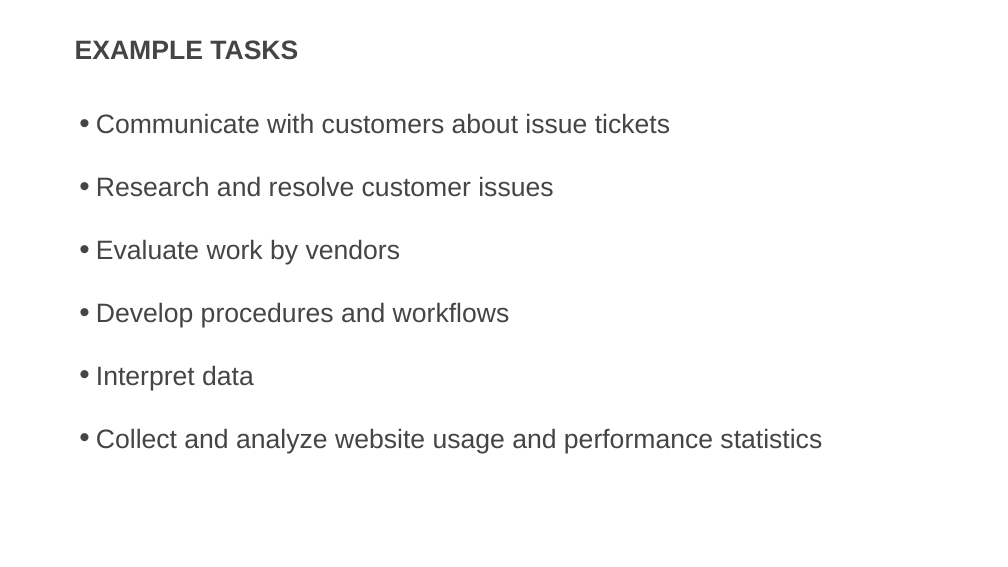
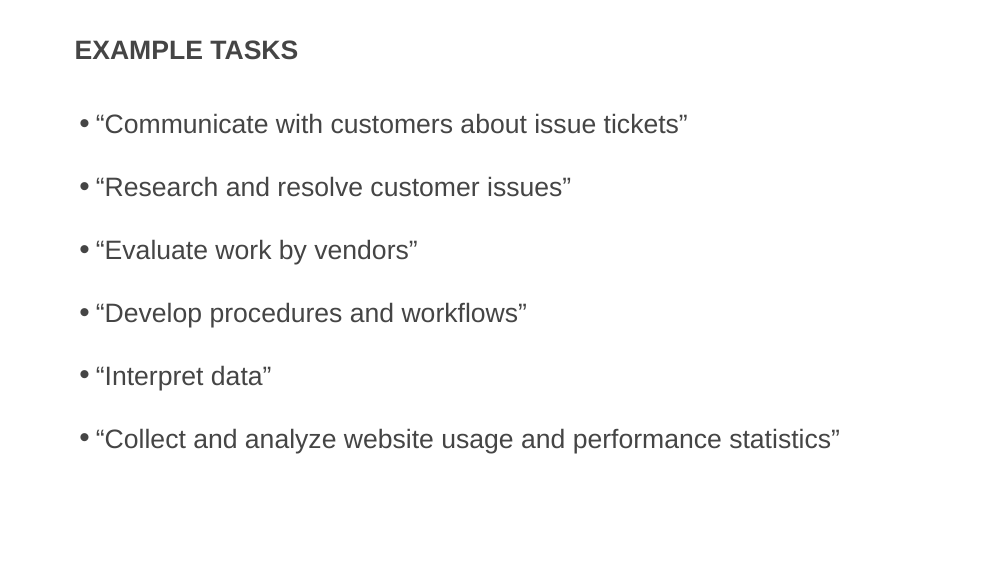
Before and after one commit to usds/SME-QA-Website, a slide deck: slide 9 of toolkit/job-analysis/job-analysis-presentation.pptx. Drawn at 1008x567 pixels with LibreOffice and Linux fonts; fonts in the diff are those of the drawing. Boxes give left, top, right and bottom in pixels: in the first picture for what was removed or moved away, otherwise in the second. Text is boxed around its words. In the diff, an @@ line names an element or a change of style, - is before the commit and + after.

```diff
--- a/toolkit/job-analysis/job-analysis-presentation.pptx
+++ b/toolkit/job-analysis/job-analysis-presentation.pptx
@@ text at (x1=96, y1=113, x2=840, y2=453): text changed @@
-• Communicate with customers about issue tickets
-• Research and resolve customer issues
-• Evaluate work by vendors
-• Develop procedures and workflows
-• Interpret data
-• Collect and analyze website usage and performance statistics
+• “Communicate with customers about issue tickets”
+• “Research and resolve customer issues”
+• “Evaluate work by vendors”
+• “Develop procedures and workflows”
+• “Interpret data”
+• “Collect and analyze website usage and performance statistics”
```
Also in this commit, not shown: 10 other slides changed, 3 slides added.
